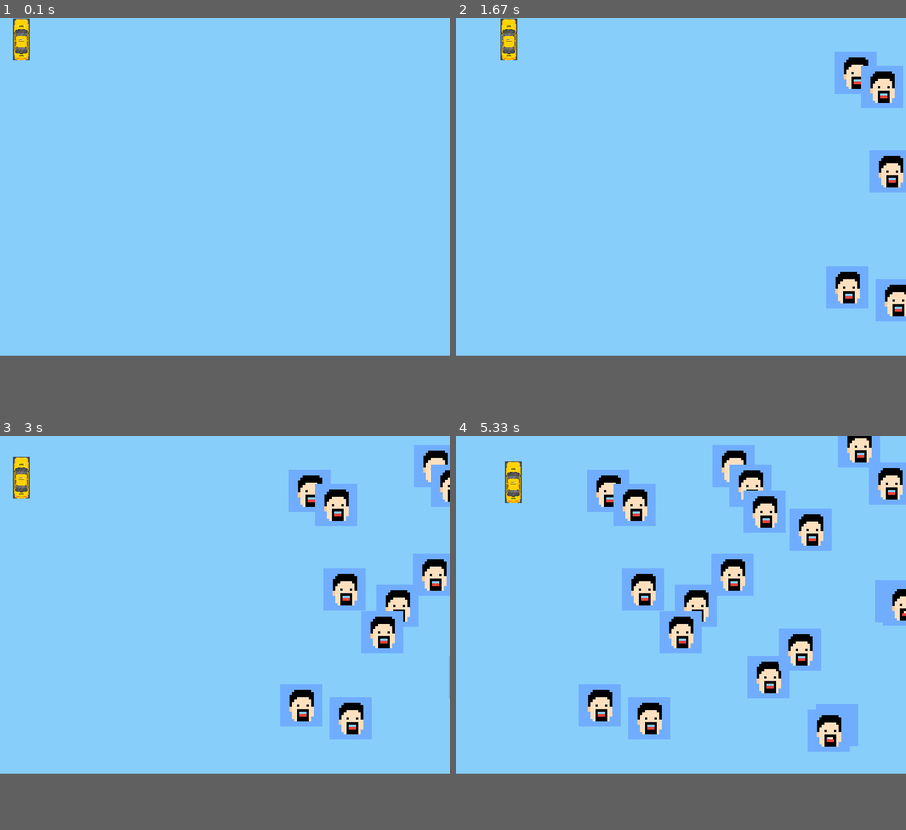
Above: before the commit, frames 1-4 (two rows, left to right).
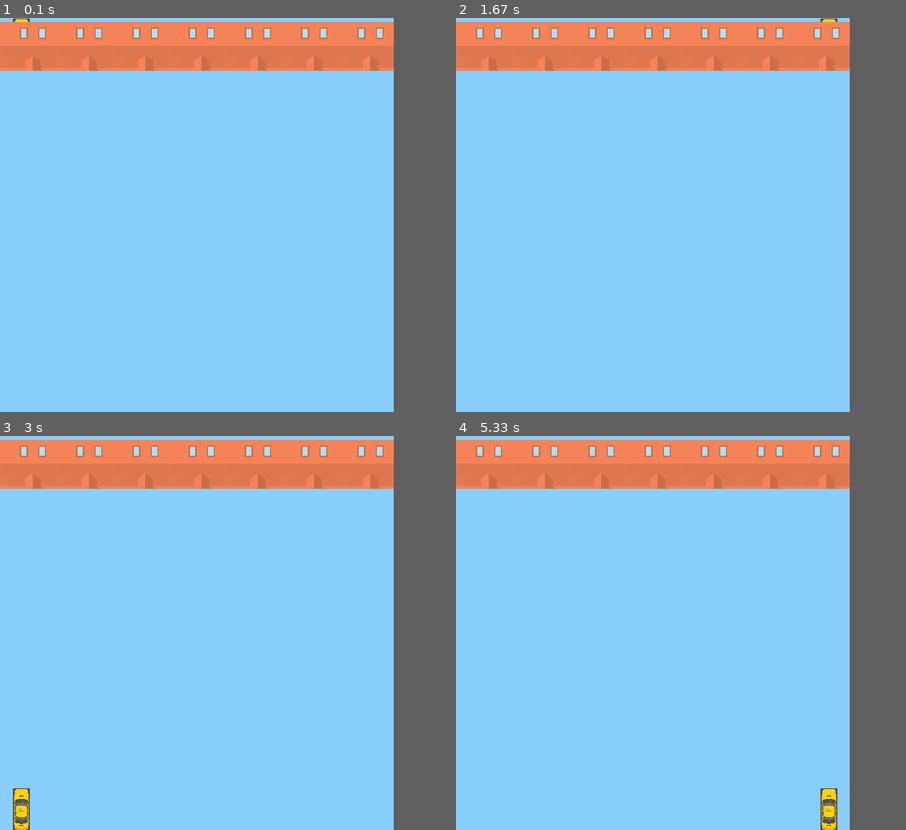
Above: after the commit, the same moments.

Repository: terlan98/Q-Learning-on-Taxi-Grid-Environment
Game: pygame game, started from GameGraphics.py
The game is run twice, just before and just after one commit, with the same random seed, the same clock (stepped at 60 frames per second) and the same inputs.
Inputs:
- Up to frame 1 (0.1 s): no input
- Up to frame 2 (1.67 s): hold Right 0.33-0.8 s; hold Up 0.83-1.13 s
- Up to frame 3 (3 s): hold Left 1.67-2.2 s; hold Down 2.23-2.53 s; hold Left 2.57-2.97 s
- Up to frame 4 (5.33 s): hold Up 3-3.37 s; hold Right 3.4-4.03 s; hold Down 4.07-4.43 s; hold Left 4.47-4.93 s; hold Right from 4.97 s (still down)
In our replay, the window is 800x600 before the commit and 700x700 after it. These sizes can differ from the game's own. Grey fills any space a smaller window leaves; there, only what the larger window draws over its background counts as a difference.

The runs differ from the first frame. In frame 1, 11% of the frame differs, in the area x 0-88%, y 1-14%; in frame 2, 15%; in frame 3, 19%; in frame 4, 26%, in the area x 0-100%, y 0-100%.

Commit message:
Small changes on the map

Diff:
--- a/GameGraphics.py
+++ b/GameGraphics.py
@@ -15,9 +15,35 @@
     QUIT,
 )
 
+mapString = "#######"
+
+
+
+
+
+class mapElement(pygame.sprite.Sprite):
+    def __init__(self):
+        super(mapElement, self).__init__()
+        self.surf = pygame.image.load("taxi_assets\house1.png").convert()
+        self.surf = pygame.transform.scale(self.surf, (100, 100))
+        self.surf.set_colorkey((255, 255, 255), RLEACCEL)
+
+    def setPosition(self,corX,corY):
+        self.rect = self.surf.get_rect(center=(corX+(self.surf.get_width()/2), corY + (self.surf.get_height()/2)))
+
+
+
+
+
+
+
+
+
+
+
 # Define constants for the screen width and height
-SCREEN_WIDTH = 800
-SCREEN_HEIGHT = 600
+SCREEN_WIDTH = 700
+SCREEN_HEIGHT = 700
 
 # Define a player object by extending pygame.sprite.Sprite
 # The surface drawn on the screen is now an attribute of 'player'
@@ -32,13 +58,13 @@
     # Move the sprite based on user keypresses
     def update(self, pressed_keys):
         if pressed_keys[K_UP]:
-            self.rect.move_ip(0, -1)
+            self.rect.move_ip(0, -100)
         if pressed_keys[K_DOWN]:
-            self.rect.move_ip(0, 1)
+            self.rect.move_ip(0, 100)
         if pressed_keys[K_LEFT]:
-            self.rect.move_ip(-1, 0)
+            self.rect.move_ip(-100, 0)
         if pressed_keys[K_RIGHT]:
-            self.rect.move_ip(1, 0)
+            self.rect.move_ip(100, 0)
 
          # Keep player on the screen
         if self.rect.left < 0:
@@ -86,21 +112,26 @@
 ADDENEMY = pygame.USEREVENT + 1
 pygame.time.set_timer(ADDENEMY, 250)
 
-# Instantiate player. Right now, this is just a rectangle.
+# Instantiate player and map
 player = Player()
+
 
 # Create groups to hold enemy sprites and all sprites
 # - enemies is used for collision detection and position updates
 # - all_sprites is used for rendering
 enemies = pygame.sprite.Group()
 all_sprites = pygame.sprite.Group()
+
 all_sprites.add(player)
+
 
 clock = pygame.time.Clock()
 
 # Variable to keep the main loop running
 running = True
 
+count = 0
+cPosition = 0;
 # Main loop
 while running:
     # for loop through the event queue
@@ -116,11 +147,22 @@
             running = False
 
         # Add a new enemy?
-        elif event.type == ADDENEMY:
-            # Create the new enemy and add it to sprite groups
-            new_enemy = Enemy()
-            enemies.add(new_enemy)
-            all_sprites.add(new_enemy)
+        # elif event.type == ADDENEMY:
+        #     # Create the new enemy and add it to sprite groups
+        #     new_enemy = Enemy()
+        #     enemies.add(new_enemy)
+        #     all_sprites.add(new_enemy)
+
+    for i in mapString:
+        if i == "#" :
+            brick = mapElement()
+            brick.setPosition(cPosition,0)
+            all_sprites.add(brick)
+
+        cPosition = cPosition + 100;
+
+
+
 
 
     # Get all the keys currently pressed
@@ -139,10 +181,10 @@
 
     # Check if any enemies have collided with the player
     if pygame.sprite.spritecollideany(player, enemies):
-        # If so, then remove the player and stop the loop
-        player.kill()
+       # If so, then remove the player and stop the loop
+        new_enemy.kill()
         running = False
 
     # Update the display
     pygame.display.flip()
-    clock.tick(200)
+    clock.tick(1000)
